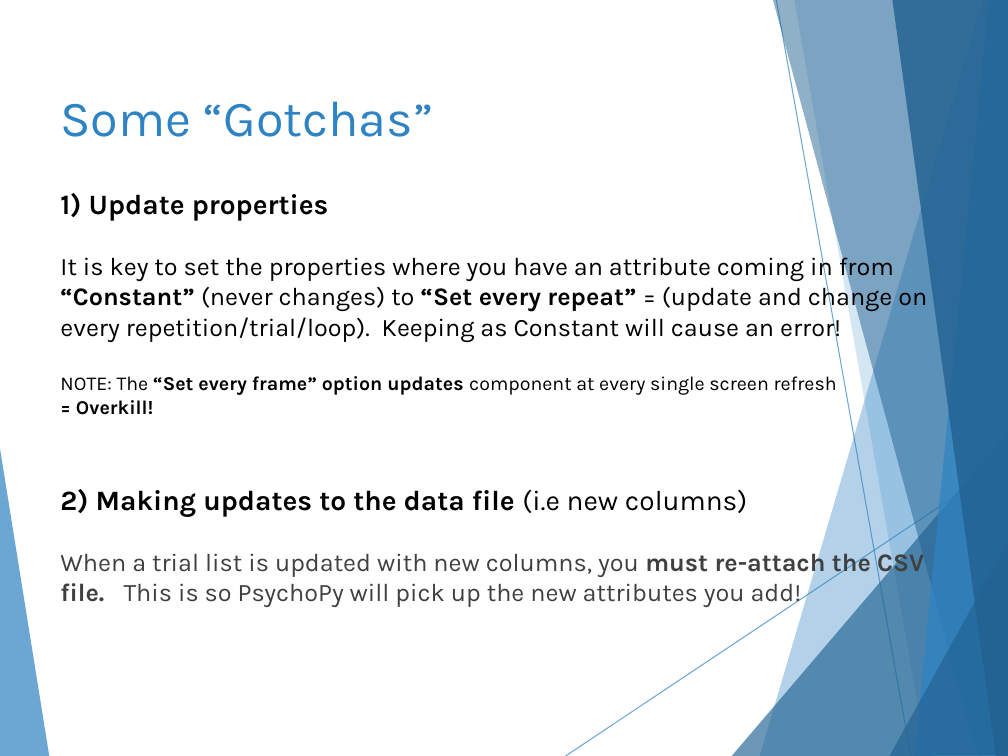
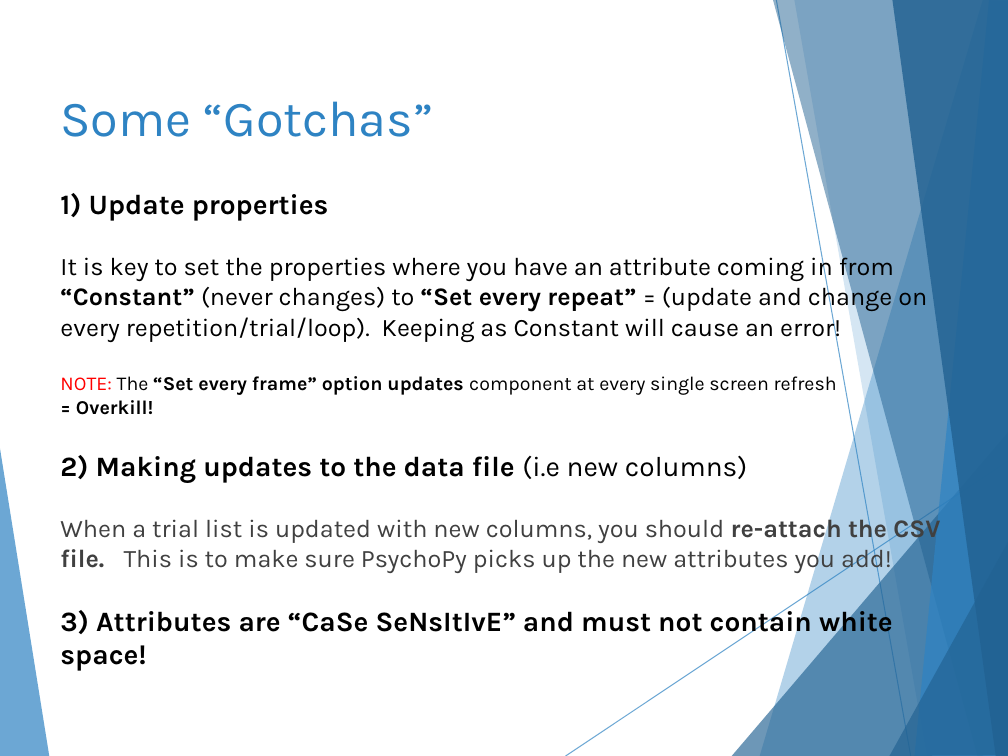
Before and after one commit to hlmpsy/psychopy_training, a slide deck: slide 20 of PsychoPy-Part1/PsychoPy-part1.pptx (slide 19 before the commit). Drawn at 1008x756 pixels with LibreOffice and Linux fonts; fonts in the diff are those of the drawing. Boxes give left, top, right and bottom in pixels: in the first picture for what was removed or moved away, otherwise in the second. Text is boxed around its words. In the diff, an @@ line names an element or a change of style, - is before the commit and + after.

```diff
--- a/PsychoPy-Part1/PsychoPy-part1.pptx
+++ b/PsychoPy-Part1/PsychoPy-part1.pptx
@@ text at bbox=[60, 376, 837, 395]: text colour #000000 to #FF0000 in "NOTE:" @@
@@ text at bbox=[60, 515, 940, 671]: text changed @@
-When a trial list is updated with new columns, you must re-attach the CSV file. This is so PsychoPy will pick up the new attributes you add!
+When a trial list is updated with new columns, you should re-attach the CSV file. This is to make sure PsychoPy picks up the new attributes you add!
+3) Attributes are “CaSe SeNsItIvE” and must not contain white space!
```
Also in this commit, not shown: 13 other slides changed, 1 slide added, 54 other files.
